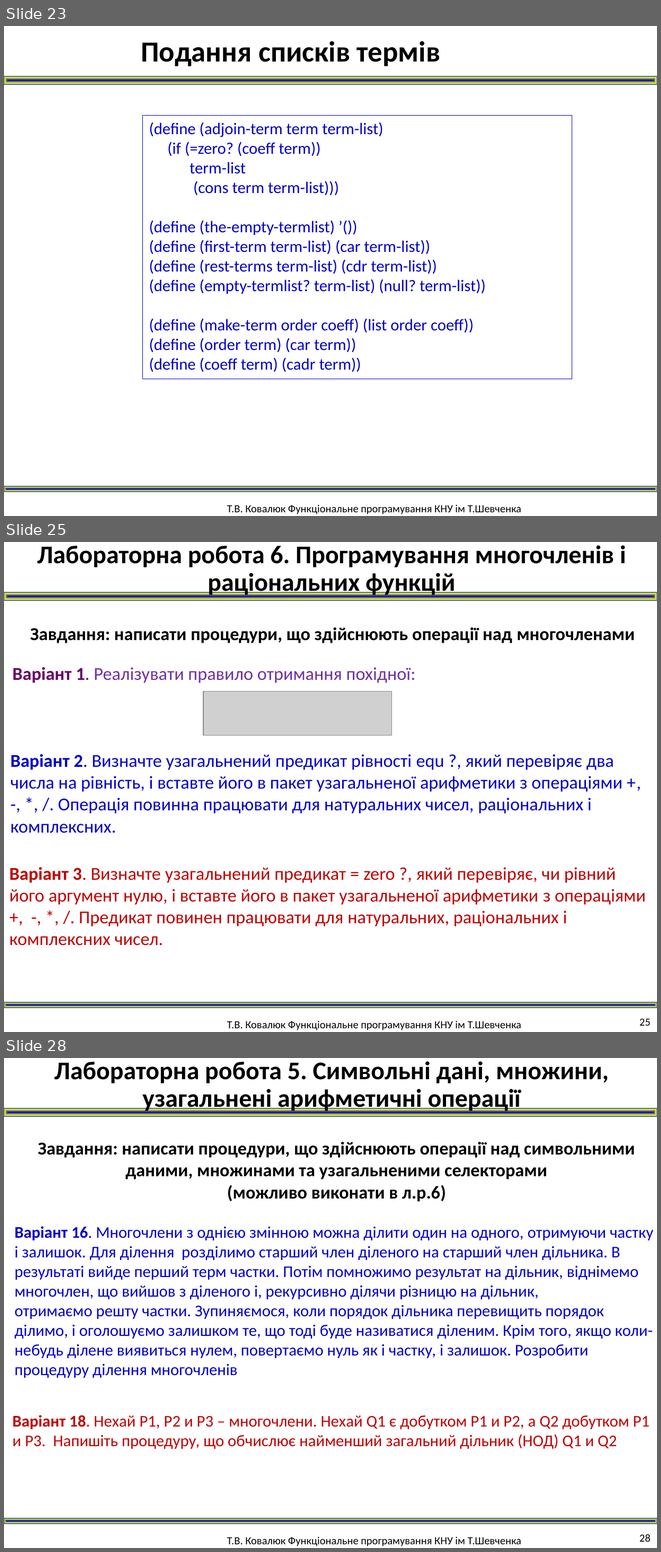
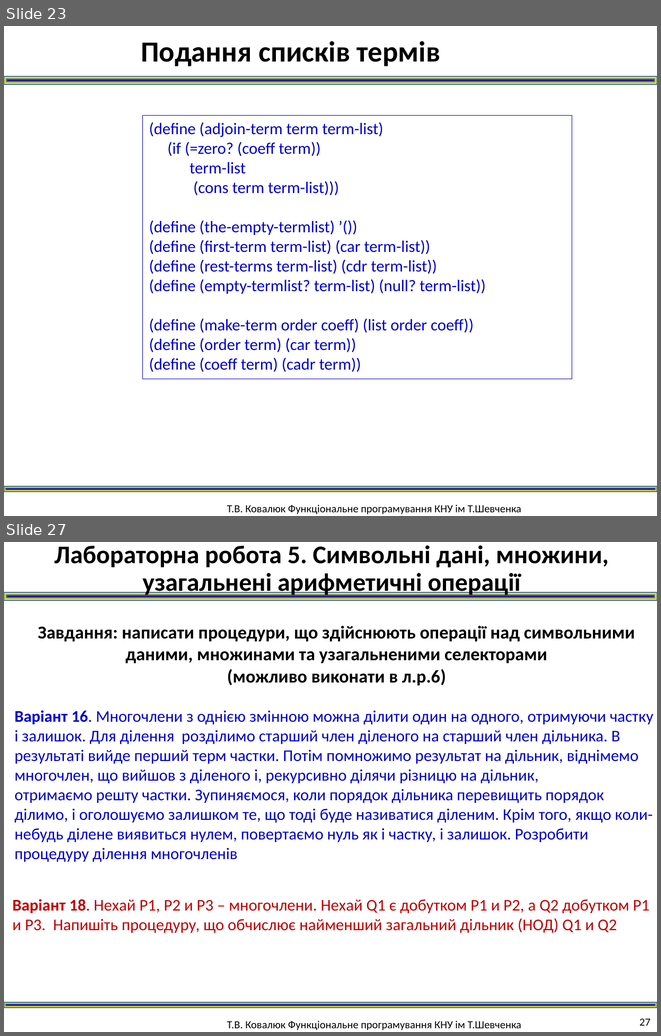
Before and after one commit to vladloza/funcprogram, a slide deck: лек6. Системи узагальнених операцій.pptx. Shown one above the other, each under a label of ours: slides 23, 25 and 28 before the commit, slides 23 and 27 after it; the slides between them are not shown. The pictures are 661x1552 and 661x1036 pixels, drawn with LibreOffice and Linux fonts; fonts in the diff are those of the drawing; grey boxes stand for pictures. Boxes give left, top, right and bottom in pixels: in the first picture for what was removed or moved away, otherwise in the second. Text is boxed around its words. In the diff, an @@ line names an element or a change of style, - is before the commit and + after.

```diff
--- a/лек6. Системи узагальнених операцій.pptx
+++ b/лек6. Системи узагальнених операцій.pptx
@@ slide 25 removed at box(4, 542, 657, 1032), background #FFFFFF; not listed: 3 template elements that a slide beside it also shows @@
@@ text removed at box(37, 545, 626, 597) @@
-Лабораторна робота 6. Програмування многочленів і раціональних функцій
@@ text removed at box(30, 627, 635, 643) @@
-Завдання: написати процедури, що здійснюють операції над многочленами
@@ text removed at box(12, 667, 416, 683) @@
-Варіант 1. Реалізувати правило отримання похідної:
@@ picture removed at box(203, 691, 392, 735) @@
@@ text removed at box(10, 754, 623, 833) @@
-Варіант 2. Визначте узагальнений предикат рівності equ ?, який перевіряє два числа на рівність, і вставте його в пакет узагальненої арифметики з операціями +, -, *, /. Операція повинна працювати для натуральних чисел, раціональних і комплексних.
@@ text removed at box(9, 867, 646, 945) @@
-Варіант 3. Визначте узагальнений предикат = zero ?, який перевіряє, чи рівний його аргумент нулю, і вставте його в пакет узагальненої арифметики з операціями +, -, *, /. Предикат повинен працювати для натуральних, раціональних і комплексних чисел.
@@ page number removed at box(639, 1018, 651, 1025) @@
-25
@@ what was slide 28 is now slide 27 @@
@@ page number at box(639, 1018, 651, 1025): text changed @@
-28
+27
```
Also in this commit, not shown: 2 slides added, 2 other slides removed.
